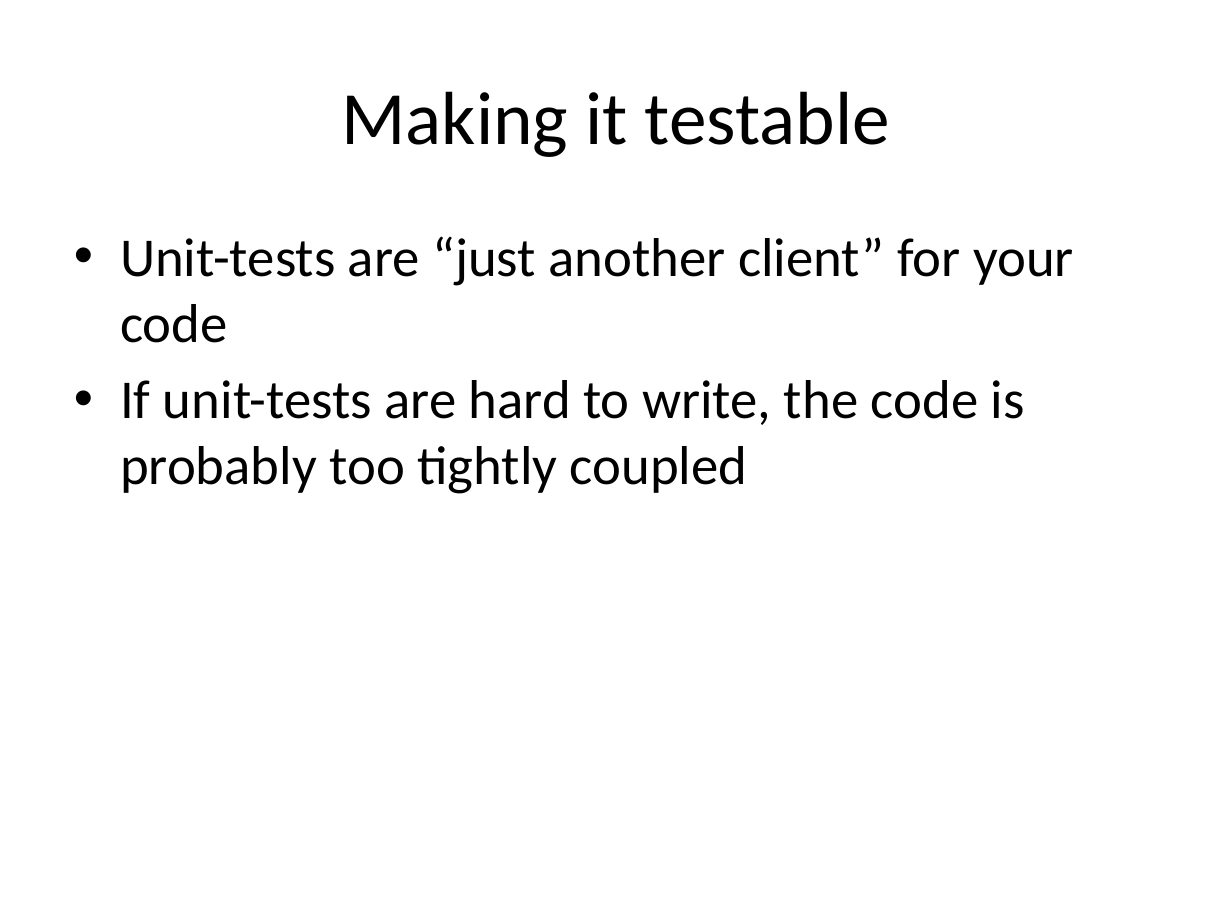
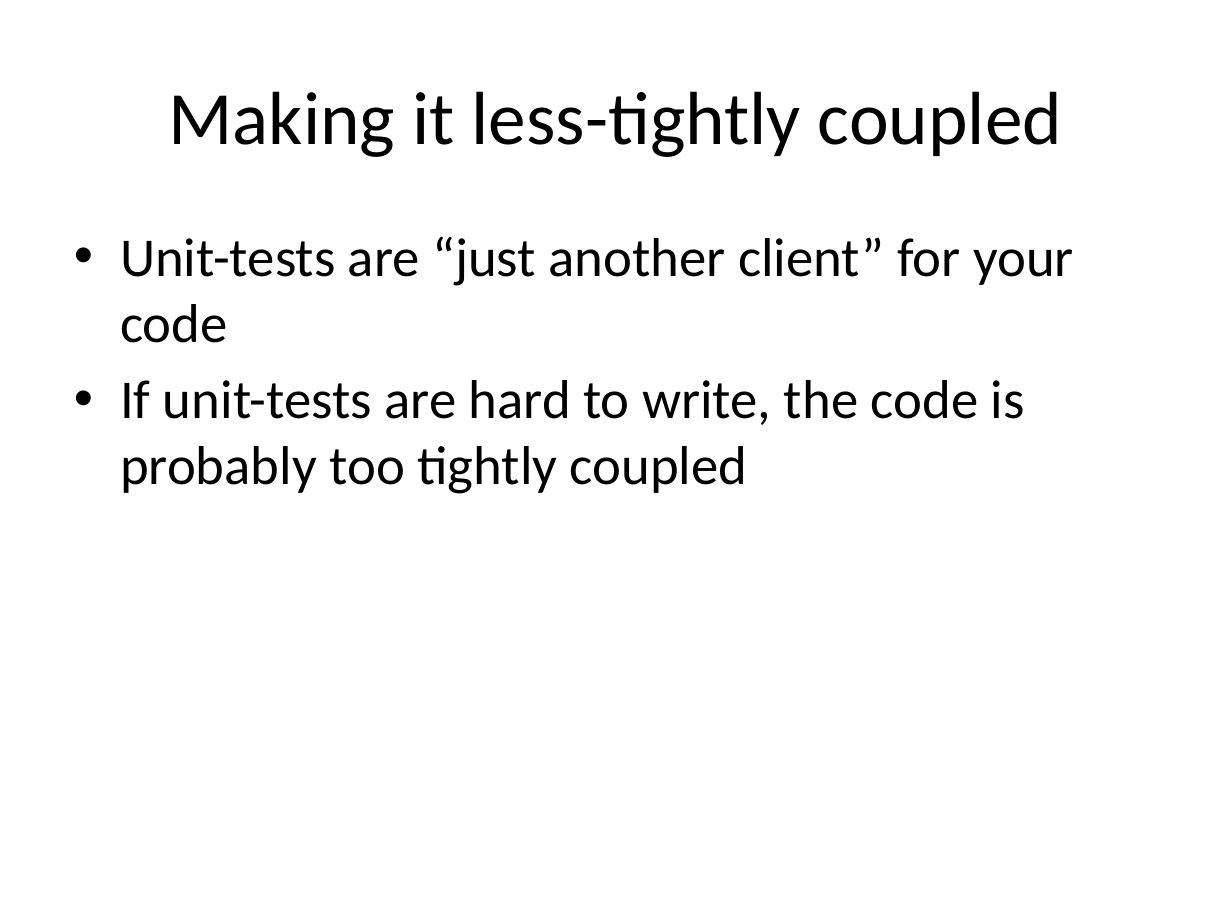
Before and after one commit to tsimbalar/DependencyInjectionTheRightWay, a slide deck: slide 18 of Dependency Injection - the right way.pptx. Drawn at 1232x924 pixels with LibreOffice and Linux fonts; fonts in the diff are those of the drawing. Boxes give left, top, right and bottom in pixels: in the first picture for what was removed or moved away, otherwise in the second. Text is boxed around its words. In the diff, an @@ line names an element or a change of style, - is before the commit and + after.

```diff
--- a/Dependency Injection - the right way.pptx
+++ b/Dependency Injection - the right way.pptx
@@ title at (x1=168, y1=91, x2=1062, y2=157): text changed @@
-Making it testable
+Making it less-tightly coupled
```
Also in this commit, not shown: 1 other slide changed, 1 slide added.
